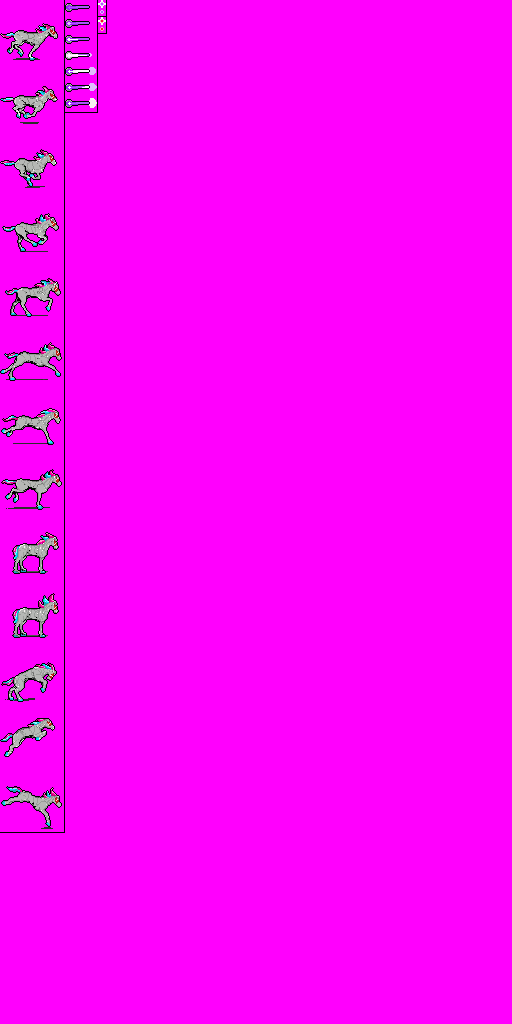
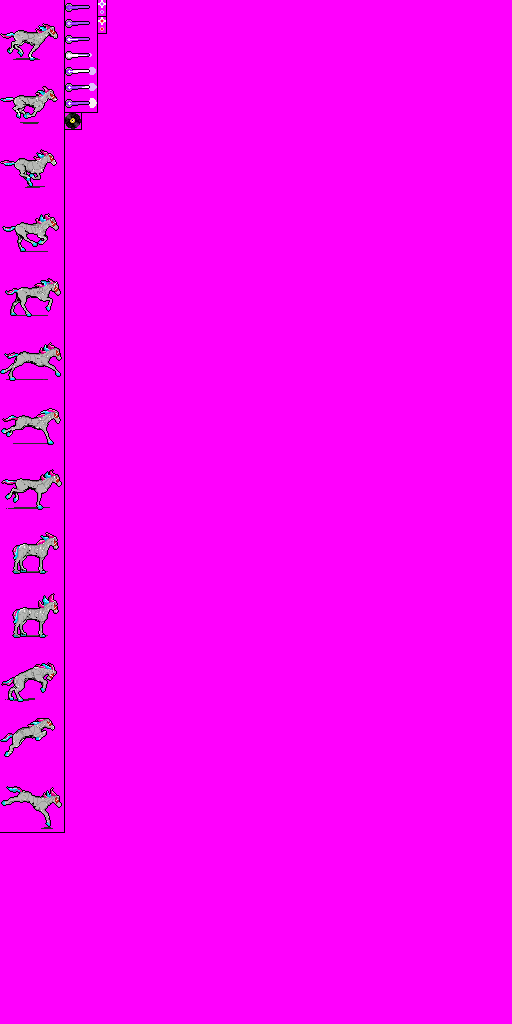
Layered file, before and after one edit (512 × 1024). Changes by layer:
painted on "Separators" over (x1=65, y1=113, x2=82, y2=130)
added layer "Vinyl" above "Background" over (x1=65, y1=113, x2=81, y2=129)
